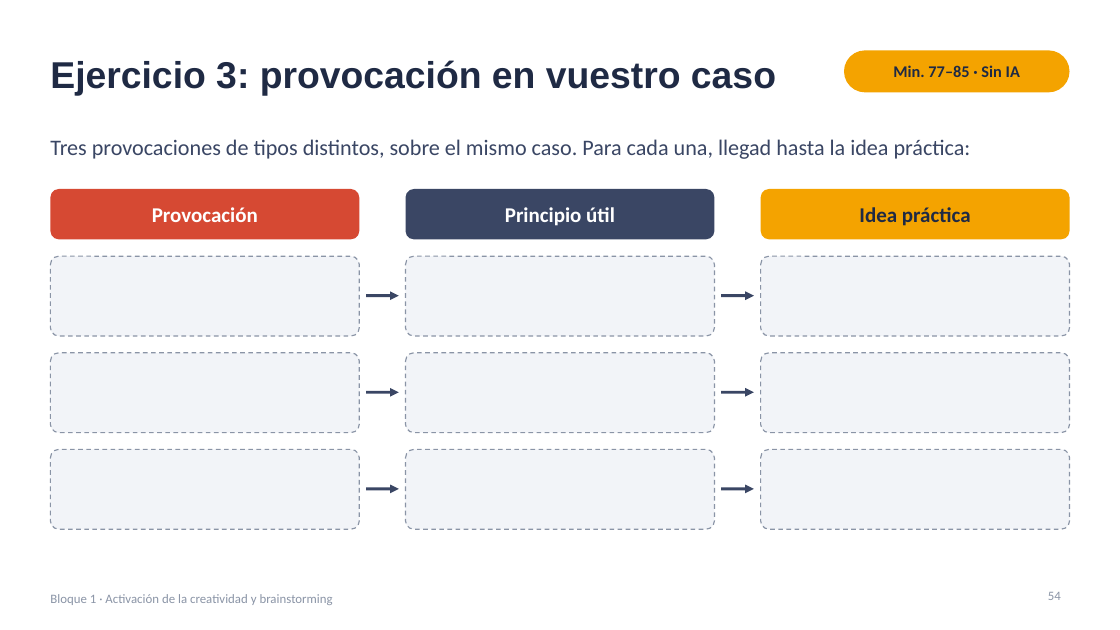
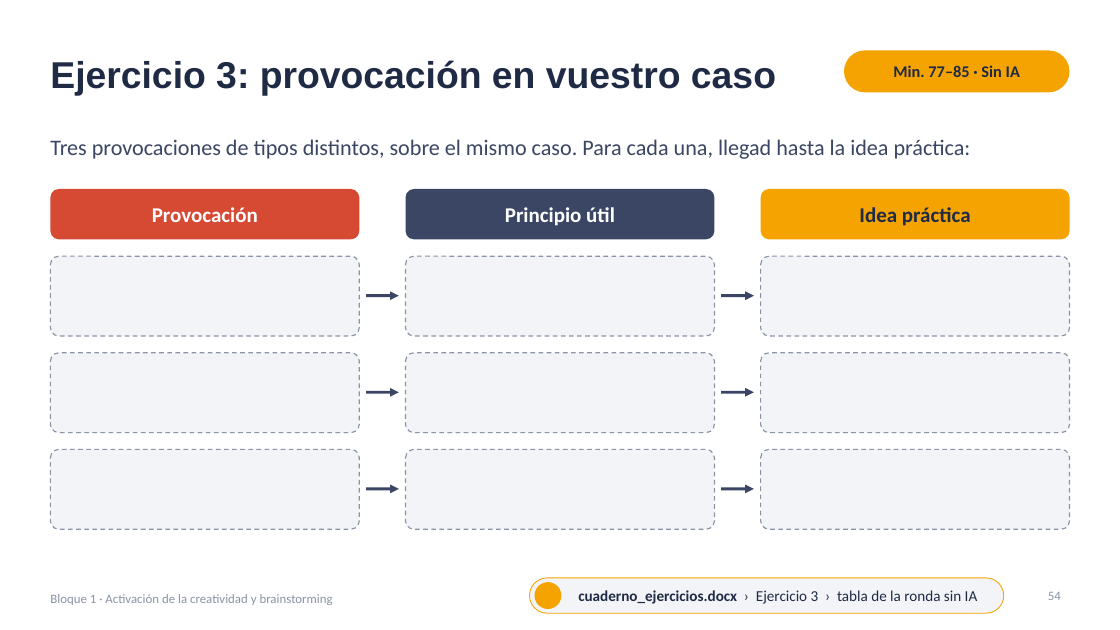
Before and after one commit to jjnieto/creatividad-ofimatica-ia, a slide deck: slide 54 of diapositivas/Curso.pptx. Drawn at 1120x630 pixels with LibreOffice and Linux fonts; fonts in the diff are those of the drawing; background and template pictures are left out. Boxes give left, top, right and bottom in pixels: in the first picture for what was removed or moved away, otherwise in the second. Text is boxed around its words. In the diff, an @@ line names an element or a change of style, - is before the commit and + after.

```diff
--- a/diapositivas/Curso.pptx
+++ b/diapositivas/Curso.pptx
@@ rounded rectangle added at (529, 578, 1004, 613), fill #F2F4F8, outline #F4A300 0.75 pt, 13 pt, text #1F2A44 @@
+cuaderno_ejercicios.docx › Ejercicio 3 › tabla de la ronda sin IA
@@ ellipse added at (534, 582, 561, 609), fill #F4A300 @@
```
Also in this commit, not shown: 32 other slides changed, 1 other file.
